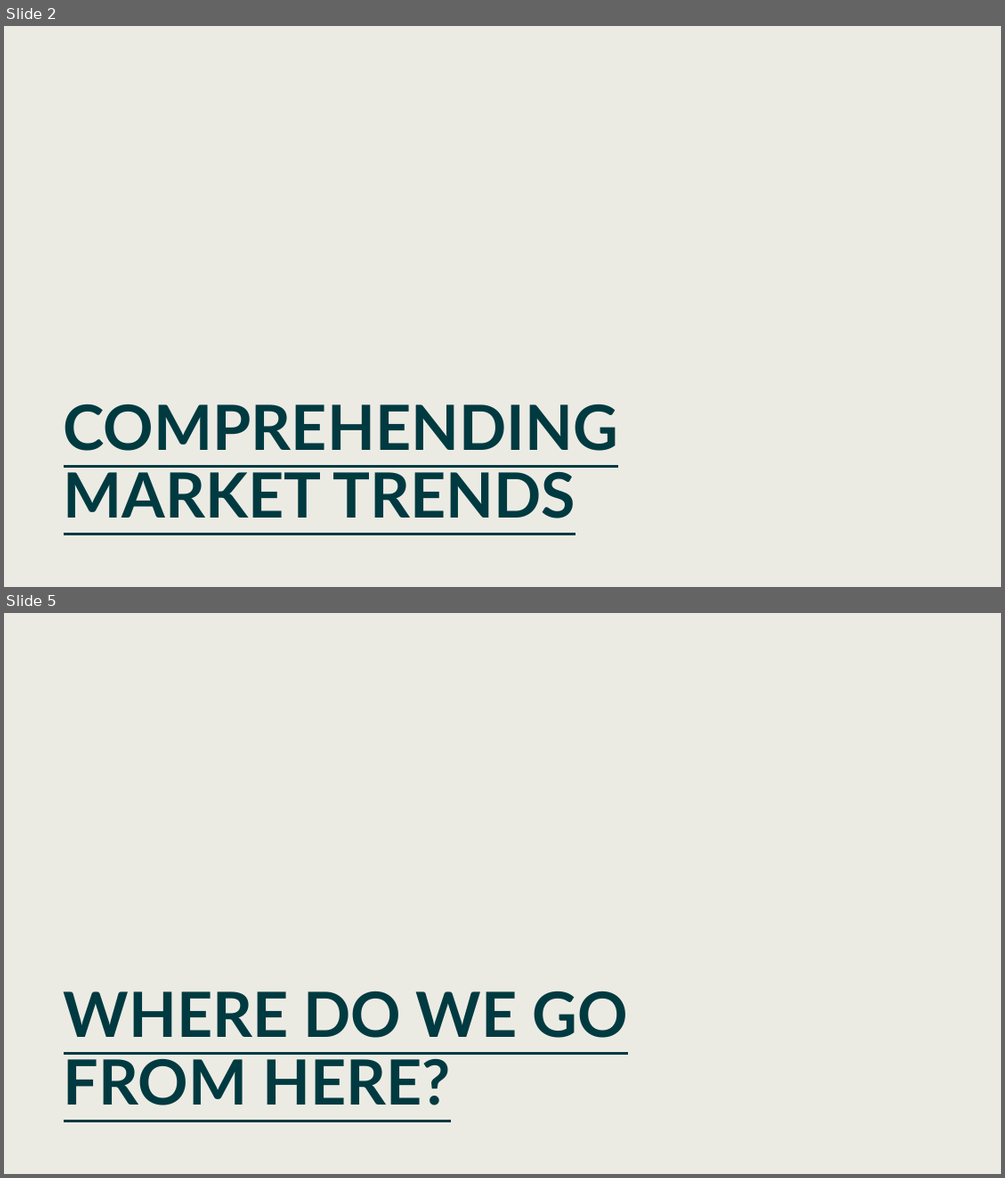
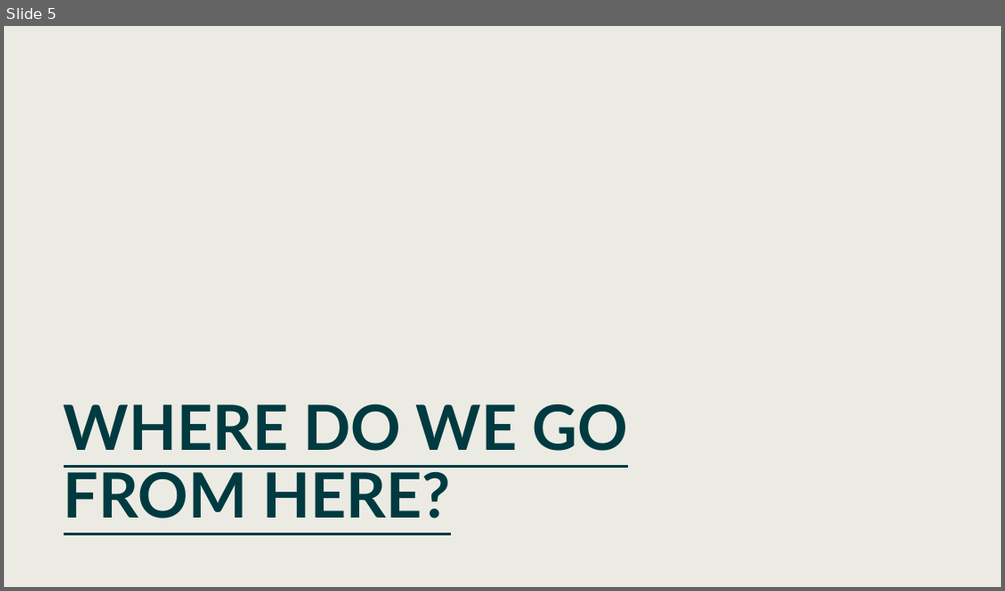
Before and after one commit to AleRicWil/OptProj2026, a slide deck: presentation.pptx. Shown one above the other, each under a label of ours: slides 2 and 5 before the commit, slide 5 after it; the slides between them are not shown. The pictures are 1005x1178 and 1005x591 pixels, drawn with LibreOffice and Linux fonts; fonts in the diff are those of the drawing. Boxes give left, top, right and bottom in pixels: in the first picture for what was removed or moved away, otherwise in the second. Text is boxed around its words. In the diff, an @@ line names an element or a change of style, - is before the commit and + after.

```diff
--- a/presentation.pptx
+++ b/presentation.pptx
@@ slide 2 removed at (4,26,1001,587), background #ECEBE3 @@
@@ title removed at (64,404,618,518) @@
-COMPREHENDING MARKET TRENDS
```
Also in this commit, not shown: 3 slides changed, 1 slide added.
